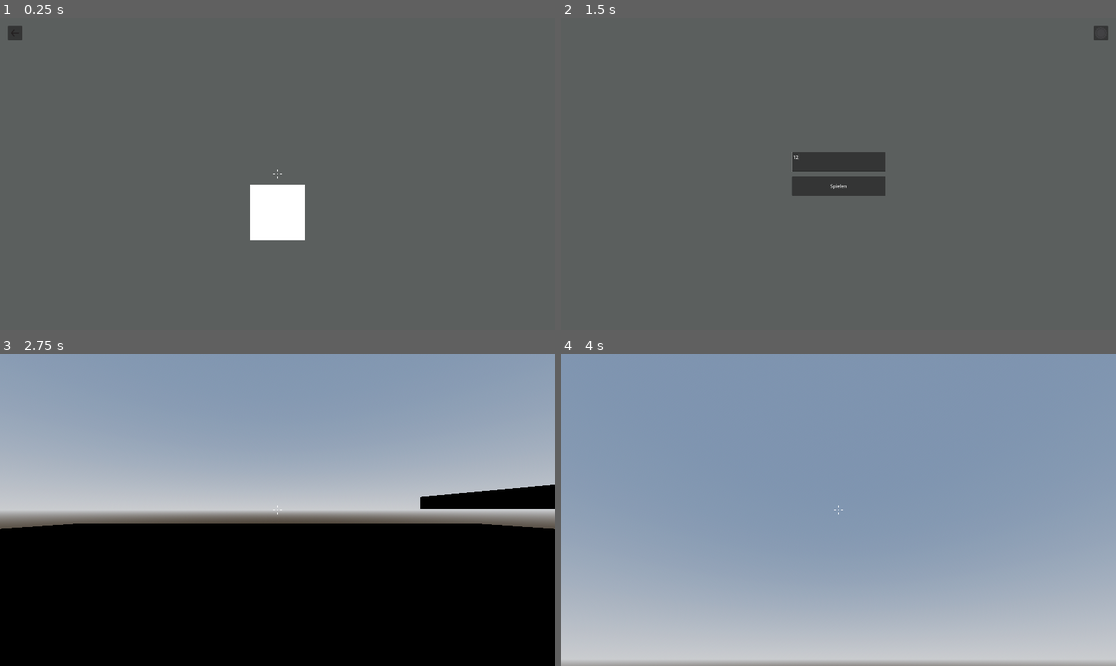
Above: before the commit, frames 1-4 (two rows, left to right).
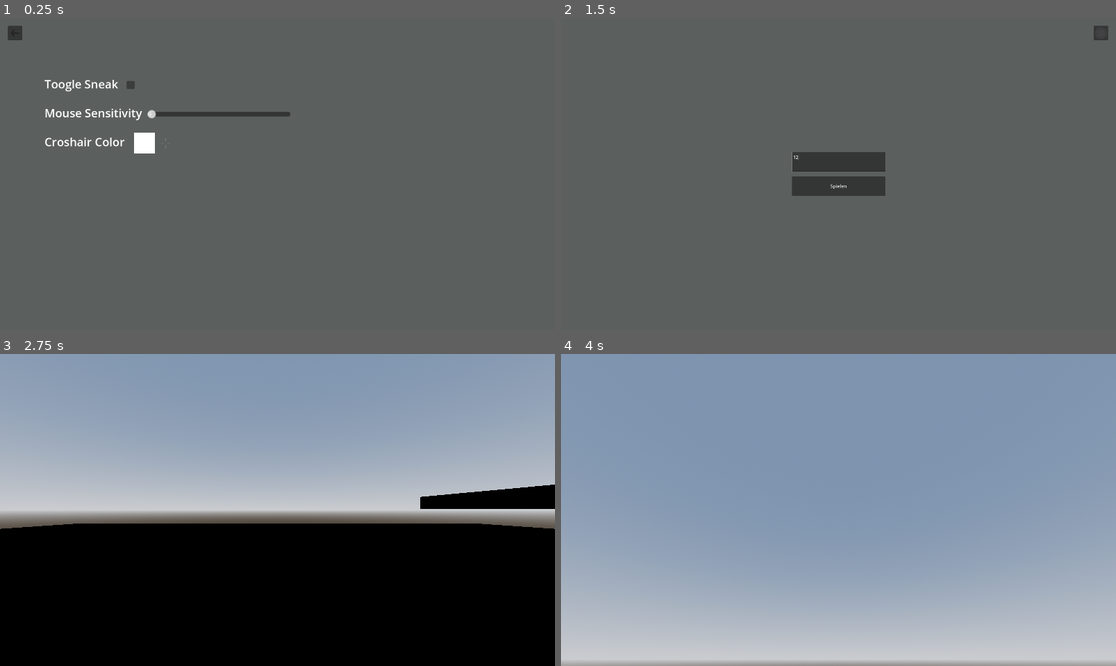
Above: after the commit, the same moments.

Repository: GermanGabelGames/fpsshooter
Game: Godot game, scene res://ui/settings.tscn
The game is run twice, just before and just after one commit, with the same random seed, the same clock (stepped at 60 frames per second) and the same inputs. This scene is started directly instead of the project's main scene.
Inputs (mouse positions are in pixels of both pictures, inside the frame that each line leads up to):
- Up to frame 1 (0.25 s): no input
- Up to frame 2 (1.5 s): click (577, 33) at 0.5 s; click (838, 161) at 1.27 s; type "12" at 1.35 s
- Up to frame 3 (2.75 s): click "Spielen" at 2 s
- Up to frame 4 (4 s): tap Enter at 2.75 s; move the mouse to (866, 510) at 2.77 s; hold Ctrl (crouch) 2.78-3.53 s; hold W (move_forward) from 2.78 s (still down); tap Space (jump) at 3.02, 3.5, 3.77 s; move the mouse to (810, 510) at 3.52 s; tap Ctrl (crouch) at 3.6 s

The runs differ from the first frame. In frame 1, 3.0% of the frame differs, in the area x 8-55%, y 19-72%; in frame 2, nothing differs; in frame 3, less than 0.1%; in frame 4, less than 0.1%.

Commit message:
2025-03-31-20:58
Settings, Menu, Login

Diff:
--- a/player/player.tscn
+++ b/player/player.tscn
@@ -165,6 +165,7 @@
 mouse_filter = 1
 
 [node name="Reticle" type="CenterContainer" parent="UserInterface"]
+visible = false
 layout_mode = 1
 anchors_preset = 8
 anchor_left = 0.5
--- /dev/null
+++ b/ui/button.gd
@@ -0,0 +1,11 @@
+extends "res://ui/scripts/login.gd"
+
+
+# Called when the node enters the scene tree for the first time.
+func _ready():
+	pass # Replace with function body.
+
+
+# Called every frame. 'delta' is the elapsed time since the previous frame.
+func _process(delta):
+	pass
--- /dev/null
+++ b/ui/login.tscn
@@ -0,0 +1,119 @@
+[gd_scene load_steps=6 format=3 uid="uid://dbpswi43ia6tx"]
+
+[ext_resource type="Script" uid="uid://bavcbjmfixn3y" path="res://ui/scripts/gamer_tag.gd" id="1_i2kq1"]
+[ext_resource type="LabelSettings" uid="uid://cdke14yekaicf" path="res://ui/font.tres" id="2_qemc0"]
+[ext_resource type="Texture2D" uid="uid://5dibgh4ibf5e" path="res://textures/ui/back.png" id="3_mmtud"]
+[ext_resource type="Script" uid="uid://cbvlfsqulegvs" path="res://ui/scripts/back.gd" id="4_n50gc"]
+[ext_resource type="Script" uid="uid://dxjk2a2v5plku" path="res://ui/button.gd" id="6_n50gc"]
+
+[node name="login" type="Control"]
+layout_mode = 3
+anchors_preset = 15
+anchor_right = 1.0
+anchor_bottom = 1.0
+grow_horizontal = 2
+grow_vertical = 2
+
+[node name="ColorRect" type="ColorRect" parent="."]
+layout_mode = 1
+anchors_preset = 15
+anchor_right = 1.0
+anchor_bottom = 1.0
+grow_horizontal = 2
+grow_vertical = 2
+color = Color(0.35885, 0.374682, 0.370832, 1)
+
+[node name="back" type="Button" parent="."]
+offset_left = 27.0
+offset_top = 27.0
+offset_right = 77.0
+offset_bottom = 77.0
+icon = ExtResource("3_mmtud")
+icon_alignment = 1
+expand_icon = true
+script = ExtResource("4_n50gc")
+
+[node name="GamerTag" type="TextEdit" parent="."]
+layout_mode = 1
+anchors_preset = 8
+anchor_left = 0.5
+anchor_top = 0.5
+anchor_right = 0.5
+anchor_bottom = 0.5
+offset_left = -161.5
+offset_top = -110.0
+offset_right = 161.5
+offset_bottom = -42.0
+grow_horizontal = 2
+grow_vertical = 2
+placeholder_text = "Gebe dein Gamertag ein"
+structured_text_bidi_override = 6
+script = ExtResource("1_i2kq1")
+
+[node name="tomutch" type="Label" parent="GamerTag"]
+layout_mode = 1
+anchors_preset = 8
+anchor_left = 0.5
+anchor_top = 0.5
+anchor_right = 0.5
+anchor_bottom = 0.5
+offset_left = -157.0
+offset_top = 7.5
+offset_right = 169.0
+offset_bottom = 30.5
+grow_horizontal = 2
+grow_vertical = 2
+text = "Dein Gamertag darf nur 20 Zeichen Haben"
+label_settings = ExtResource("2_qemc0")
+vertical_alignment = 1
+
+[node name="toless" type="Label" parent="GamerTag"]
+layout_mode = 1
+anchors_preset = 8
+anchor_left = 0.5
+anchor_top = 0.5
+anchor_right = 0.5
+anchor_bottom = 0.5
+offset_left = -157.0
+offset_top = 7.5
+offset_right = 169.0
+offset_bottom = 30.5
+grow_horizontal = 2
+grow_vertical = 2
+text = "Dein Gamertag darf nicht leer sein"
+label_settings = ExtResource("2_qemc0")
+vertical_alignment = 1
+
+[node name="Passwort" type="TextEdit" parent="."]
+layout_mode = 1
+anchors_preset = 8
+anchor_left = 0.5
+anchor_top = 0.5
+anchor_right = 0.5
+anchor_bottom = 0.5
+offset_left = -161.5
+offset_top = -34.0
+offset_right = 161.5
+offset_bottom = 34.0
+grow_horizontal = 2
+grow_vertical = 2
+placeholder_text = "Gebe dein Passwort ein"
+structured_text_bidi_override = 6
+
+[node name="Button" type="Button" parent="."]
+layout_mode = 1
+anchors_preset = 8
+anchor_left = 0.5
+anchor_top = 0.5
+anchor_right = 0.5
+anchor_bottom = 0.5
+offset_left = -161.5
+offset_top = 42.0
+offset_right = 161.5
+offset_bottom = 110.0
+grow_horizontal = 2
+grow_vertical = 2
+text = "Login"
+script = ExtResource("6_n50gc")
+
+[connection signal="pressed" from="back" to="back" method="_on_pressed"]
--- a/ui/menu.tscn
+++ b/ui/menu.tscn
@@ -1,10 +1,10 @@
 [gd_scene load_steps=6 format=3 uid="uid://b1o7r8dxdkr8l"]
 
-[ext_resource type="Script" uid="uid://ctmrsclmvv5x0" path="res://ui/code/button.gd" id="1_bwjgb"]
-[ext_resource type="Script" uid="uid://bavcbjmfixn3y" path="res://ui/code/gamer_tag.gd" id="2_udkah"]
+[ext_resource type="Script" uid="uid://ctmrsclmvv5x0" path="res://ui/scripts/button.gd" id="1_bwjgb"]
+[ext_resource type="Script" uid="uid://bavcbjmfixn3y" path="res://ui/scripts/gamer_tag.gd" id="2_udkah"]
 [ext_resource type="LabelSettings" uid="uid://cdke14yekaicf" path="res://ui/font.tres" id="3_4c782"]
 [ext_resource type="Texture2D" uid="uid://6vcv7f3852qj" path="res://textures/ui/settings.png" id="4_2ot4n"]
-[ext_resource type="Script" uid="uid://bkhrqa6vxraet" path="res://ui/code/settings.gd" id="5_fcydj"]
+[ext_resource type="Script" uid="uid://bkhrqa6vxraet" path="res://ui/scripts/settings.gd" id="5_fcydj"]
 
 [node name="Menu" type="Control"]
 layout_mode = 3
--- /dev/null
+++ b/ui/scripts/login.gd
@@ -0,0 +1,5 @@
+extends Node
+
+@rpc("reliable")
+func request_player_data(player_name: String):
+	rpc_id(1, "request_player_data", player_name)
--- a/ui/settings.tscn
+++ b/ui/settings.tscn
@@ -1,9 +1,12 @@
-[gd_scene load_steps=5 format=3 uid="uid://c0h40pmg4jxgy"]
+[gd_scene load_steps=6 format=3 uid="uid://c0h40pmg4jxgy"]
 
 [ext_resource type="Script" uid="uid://dwdojiy4t0g8e" path="res://player/scripts/reticle.gd" id="1_7kwmf"]
 [ext_resource type="Texture2D" uid="uid://5dibgh4ibf5e" path="res://textures/ui/back.png" id="2_feasd"]
-[ext_resource type="Script" uid="uid://wwge21b5ylwf" path="res://ui/code/croshair_color_picker.gd" id="2_neoxp"]
-[ext_resource type="Script" uid="uid://cbvlfsqulegvs" path="res://ui/code/back.gd" id="3_neoxp"]
+[ext_resource type="Script" uid="uid://wwge21b5ylwf" path="res://ui/scripts/croshair_color_picker.gd" id="2_neoxp"]
+[ext_resource type="Script" uid="uid://cbvlfsqulegvs" path="res://ui/scripts/back.gd" id="3_neoxp"]
+
+[sub_resource type="LabelSettings" id="LabelSettings_neoxp"]
+font_size = 40
 
 [node name="Settings" type="Control"]
 layout_mode = 3
@@ -22,37 +25,7 @@
 grow_vertical = 2
 color = Color(0.35885, 0.374682, 0.370832, 1)
 
-[node name="Reticle" type="CenterContainer" parent="."]
-layout_mode = 1
-anchors_preset = 8
-anchor_left = 0.5
-anchor_top = 0.5
-anchor_right = 0.5
-anchor_bottom = 0.5
-offset_right = 40.0
-offset_bottom = 40.0
-grow_horizontal = 2
-grow_vertical = 2
-script = ExtResource("1_7kwmf")
-
-[node name="ColorPickerButton" type="ColorPickerButton" parent="."]
-layout_mode = 1
-anchors_preset = 8
-anchor_left = 0.5
-anchor_top = 0.5
-anchor_right = 0.5
-anchor_bottom = 0.5
-offset_left = -100.0
-offset_top = 33.0
-offset_right = 100.0
-offset_bottom = 233.0
-grow_horizontal = 2
-grow_vertical = 2
-flat = true
-color = Color(1, 1, 1, 1)
-script = ExtResource("2_neoxp")
-
-[node name="settings" type="Button" parent="."]
+[node name="back" type="Button" parent="."]
 layout_mode = 1
 offset_left = 27.0
 offset_top = 27.0
@@ -63,5 +36,116 @@
 expand_icon = true
 script = ExtResource("3_neoxp")
 
-[connection signal="color_changed" from="ColorPickerButton" to="Reticle" method="_on_color_picker_button_color_changed"]
-[connection signal="pressed" from="settings" to="settings" method="_on_pressed"]
+[node name="Control" type="Control" parent="."]
+layout_mode = 1
+anchors_preset = 13
+anchor_left = 0.5
+anchor_right = 0.5
+anchor_bottom = 1.0
+offset_left = -806.0
+offset_right = 806.0
+grow_horizontal = 2
+grow_vertical = 2
+
+[node name="Control" type="Control" parent="Control"]
+layout_mode = 1
+anchors_preset = 9
+anchor_bottom = 1.0
+grow_vertical = 2
+
+[node name="Sneak" type="Label" parent="Control/Control"]
+layout_mode = 1
+anchors_preset = 4
+anchor_top = 0.5
+anchor_bottom = 0.5
+offset_top = -339.5
+offset_right = 255.0
+offset_bottom = -284.5
+grow_vertical = 2
+text = "Toogle Sneak"
+label_settings = SubResource("LabelSettings_neoxp")
+
+[node name="CheckBox" type="CheckBox" parent="Control/Control"]
+layout_mode = 1
+anchors_preset = 4
+anchor_top = 0.5
+anchor_bottom = 0.5
+offset_left = 274.0
+offset_top = -332.0
+offset_right = 298.0
+offset_bottom = -308.0
+grow_vertical = 2
+scale = Vector2(2, 2)
+
+[node name="Sense" type="Label" parent="Control/Control"]
+layout_mode = 1
+anchors_preset = 4
+anchor_top = 0.5
+anchor_bottom = 0.5
+offset_top = -239.5
+offset_right = 255.0
+offset_bottom = -184.5
+grow_vertical = 2
+text = "Mouse Sensitivity"
+label_settings = SubResource("LabelSettings_neoxp")
+
+[node name="sense" type="HSlider" parent="Control/Control"]
+layout_mode = 1
+anchors_preset = 4
+anchor_top = 0.5
+anchor_bottom = 0.5
+offset_left = 355.0
+offset_top = -223.0
+offset_right = 603.0
+offset_bottom = -207.0
+grow_vertical = 2
+scale = Vector2(2, 2)
+min_value = 0.1
+max_value = 5.0
+step = 0.1
+value = 0.1
+tick_count = 1
+
+[node name="Color" type="Label" parent="Control/Control"]
+layout_mode = 1
+anchors_preset = 4
+anchor_top = 0.5
+anchor_bottom = 0.5
+offset_top = -139.5
+offset_right = 337.0
+offset_bottom = -84.5
+grow_vertical = 2
+text = "Croshair Color"
+label_settings = SubResource("LabelSettings_neoxp")
+
+[node name="ColorPickerButton" type="ColorPickerButton" parent="Control/Control"]
+layout_mode = 1
+anchors_preset = 4
+anchor_top = 0.5
+anchor_bottom = 0.5
+offset_left = 306.0
+offset_top = -147.0
+offset_right = 386.0
+offset_bottom = -67.0
+grow_vertical = 2
+flat = true
+color = Color(1, 1, 1, 1)
+script = ExtResource("2_neoxp")
+
+[node name="Reticle" type="CenterContainer" parent="Control/Control"]
+layout_mode = 1
+anchors_preset = 8
+anchor_left = 0.5
+anchor_top = 0.5
+anchor_right = 0.5
+anchor_bottom = 0.5
+offset_left = 418.0
+offset_top = -107.0
+offset_right = 458.0
+offset_bottom = -67.0
+grow_horizontal = 2
+grow_vertical = 2
+script = ExtResource("1_7kwmf")
+
+[connection signal="pressed" from="back" to="back" method="_on_pressed"]
+[connection signal="color_changed" from="Control/Control/ColorPickerButton" to="Control/Control/Reticle" method="_on_color_picker_button_color_changed"]
Binary file added: textures/ui/forschau.png
Not shown, added: textures/ui/forschau.png.import
Not shown, added: ui/button.gd.uid
Renamed: ui/code/back.gd -> ui/scripts/back.gd
Renamed: ui/code/back.gd.uid -> ui/scripts/back.gd.uid
Renamed: ui/code/button.gd -> ui/scripts/button.gd
Renamed: ui/code/button.gd.uid -> ui/scripts/button.gd.uid
Renamed: ui/code/croshair_color_picker.gd -> ui/scripts/croshair_color_picker.gd
Renamed: ui/code/croshair_color_picker.gd.uid -> ui/scripts/croshair_color_picker.gd.uid
Renamed: ui/code/gamer_tag.gd -> ui/scripts/gamer_tag.gd
Renamed: ui/code/gamer_tag.gd.uid -> ui/scripts/gamer_tag.gd.uid
Not shown, added: ui/scripts/login.gd.uid
(and 2 more such lines)
